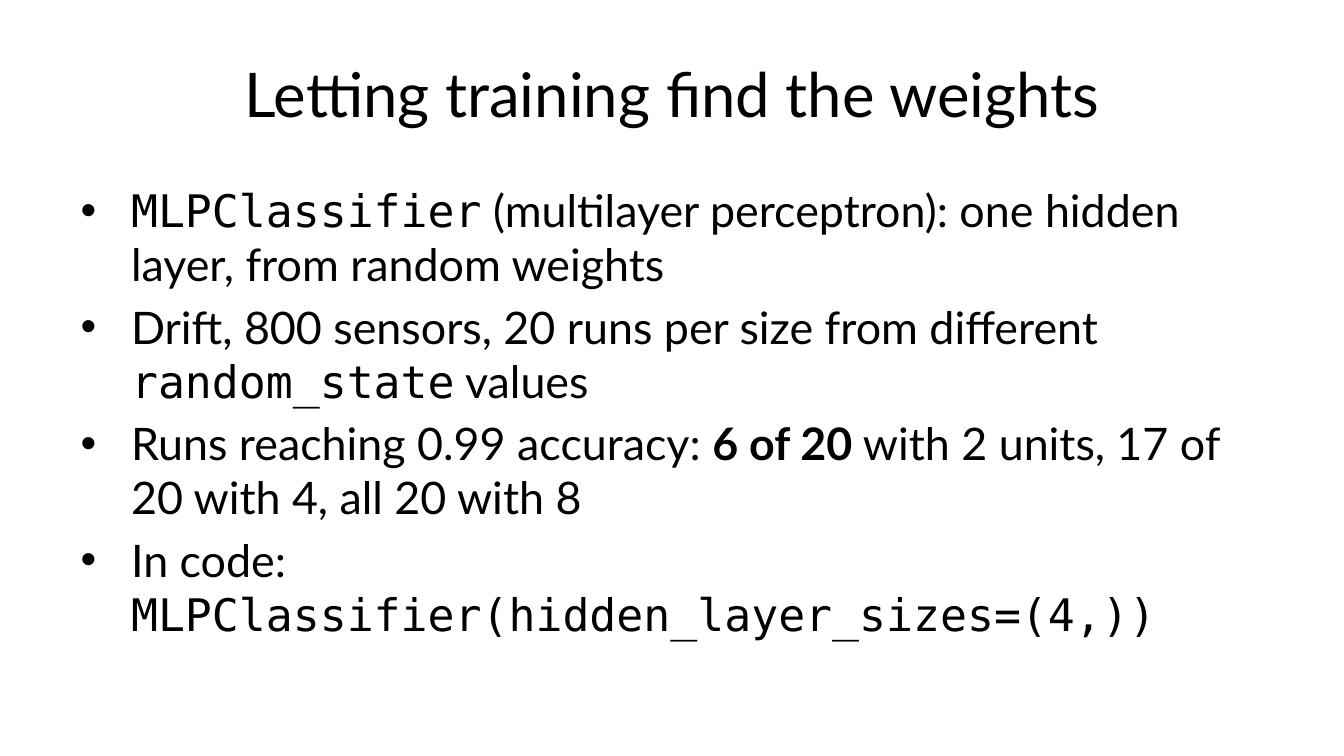
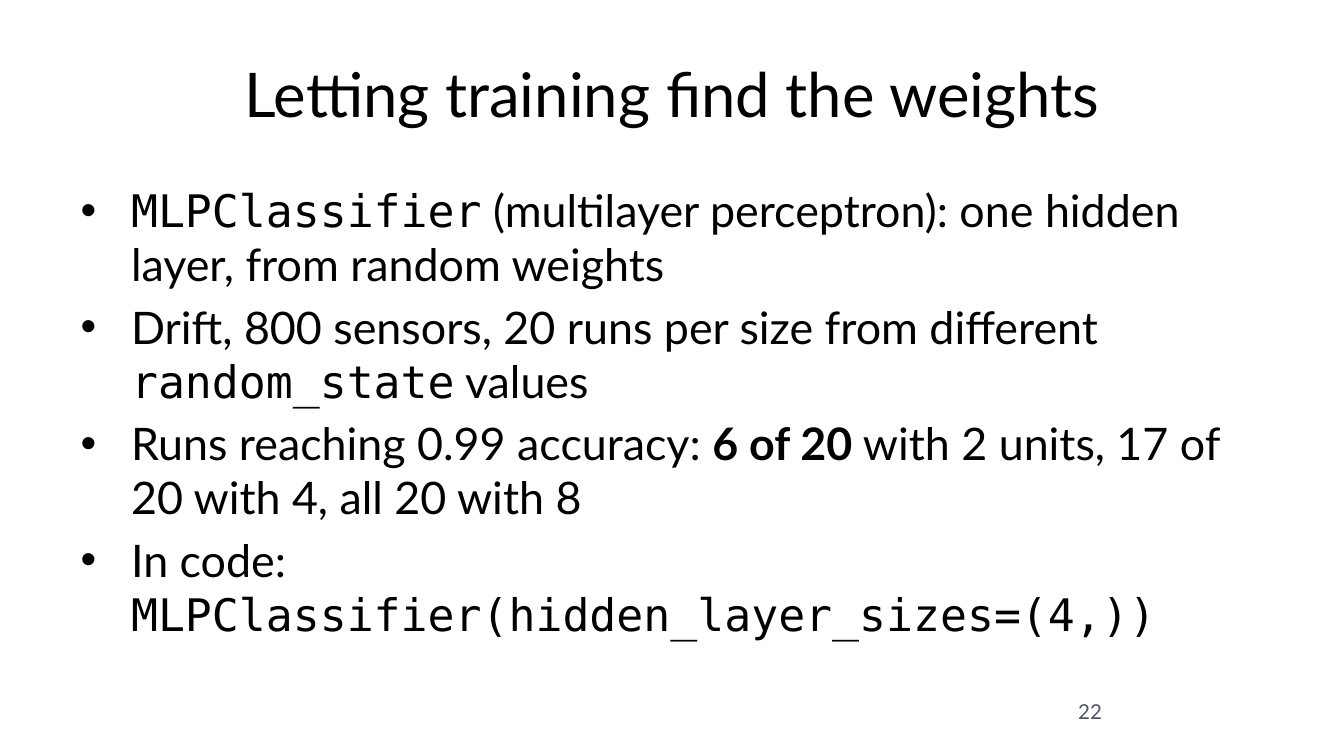
Before and after one commit to fabioantonini/technologies-for-artificial-intelligence, a slide deck: slide 22 of Lessons/09_neural_networks/Slides/neural_networks_slides.pptx. Drawn at 1344x756 pixels with LibreOffice and Linux fonts; fonts in the diff are those of the drawing; background and template pictures are left out. Boxes give left, top, right and bottom in pixels: in the first picture for what was removed or moved away, otherwise in the second. Text is boxed around its words. In the diff, an @@ line names an element or a change of style, - is before the commit and + after.

```diff
--- a/Lessons/09_neural_networks/Slides/neural_networks_slides.pptx
+++ b/Lessons/09_neural_networks/Slides/neural_networks_slides.pptx
@@ page number added at <box>1078,704,1102,719</box>, 11 pt, text #4A5568 @@
+22
```
Also in this commit, not shown: 58 other slides changed, 18 other files.
